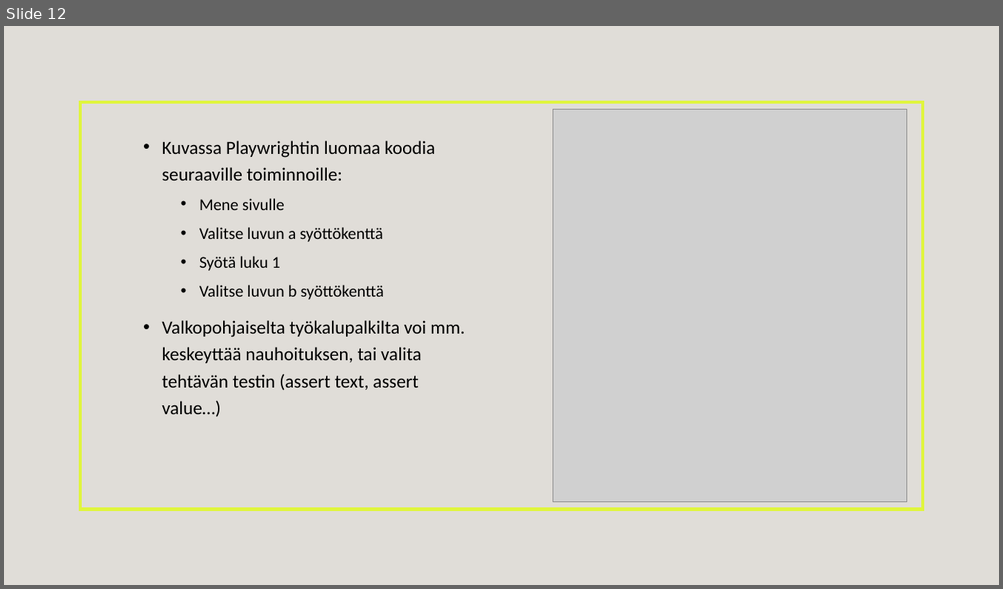
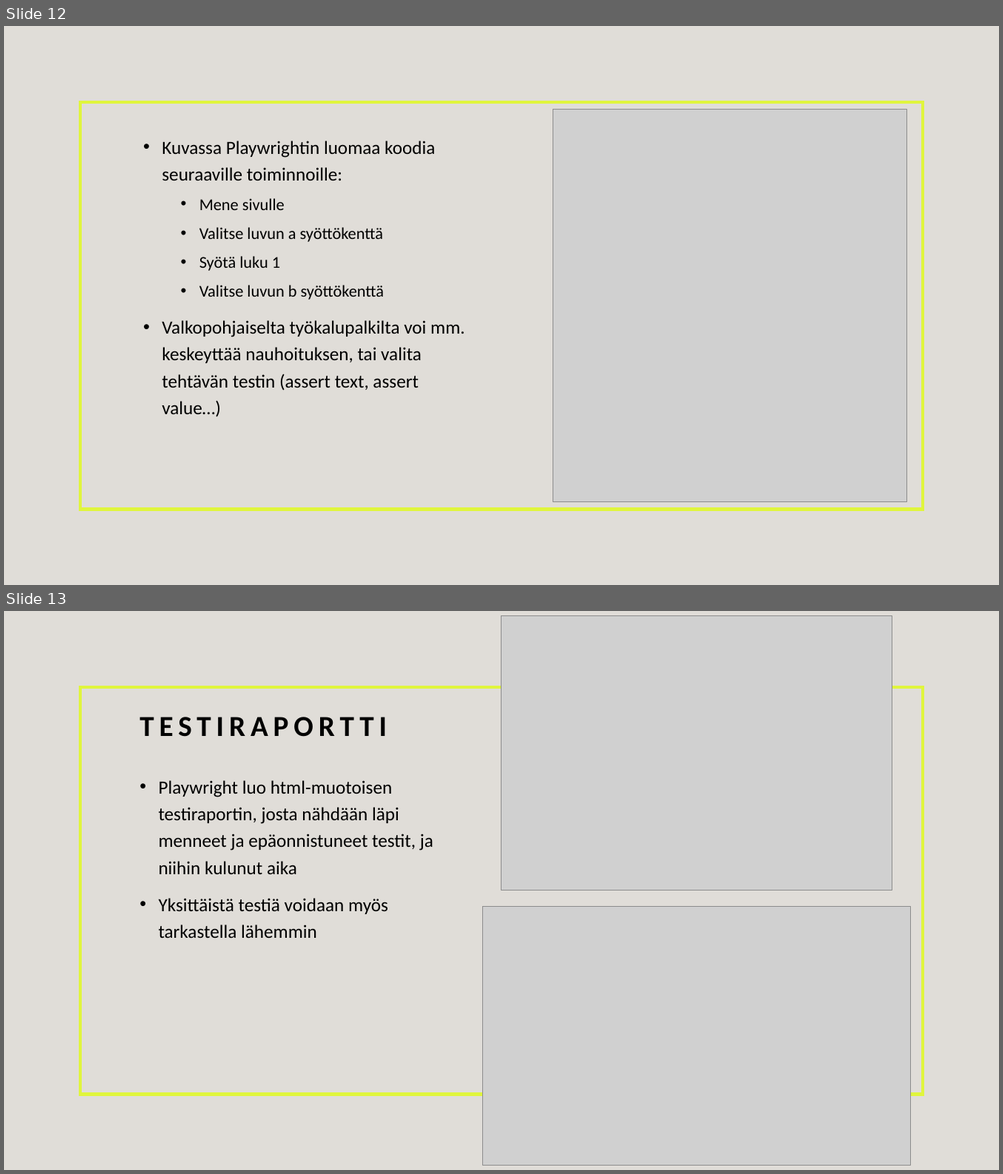
Before and after one commit to TeroAsilainen/ohjelmistotestaus-tyopaja, a slide deck: Playwright.pptx. Shown one above the other, each under a label of ours: slide 12 before the commit, slides 12 and 13 after it. The pictures are 1003x589 and 1003x1174 pixels, drawn with LibreOffice and Linux fonts; fonts in the diff are those of the drawing; grey boxes stand for pictures. Boxes give left, top, right and bottom in pixels: in the first picture for what was removed or moved away, otherwise in the second. Text is boxed around its words. In the diff, an @@ line names an element or a change of style, - is before the commit and + after.

```diff
--- a/Playwright.pptx
+++ b/Playwright.pptx
@@ slide 13 added at bbox=[4, 611, 999, 1170], background #E0DDD8; not listed: 1 template element that a slide beside it also shows @@
@@ picture added at bbox=[502, 615, 893, 891] @@
@@ title added at bbox=[139, 717, 387, 737], 28 pt, text #000000, bold @@
+TESTIRAPORTTI
@@ text added at bbox=[159, 780, 433, 938], 18 pt, text #000000 @@
+• Playwright luo html-muotoisen testiraportin, josta nähdään läpi menneet ja epäonnistuneet testit, ja niihin kulunut aika
+• Yksittäistä testiä voidaan myös tarkastella lähemmin
@@ picture added at bbox=[483, 906, 910, 1166] @@
```
Also in this commit, not shown: 2 slides changed, 2 other slides added, 4 other files.
